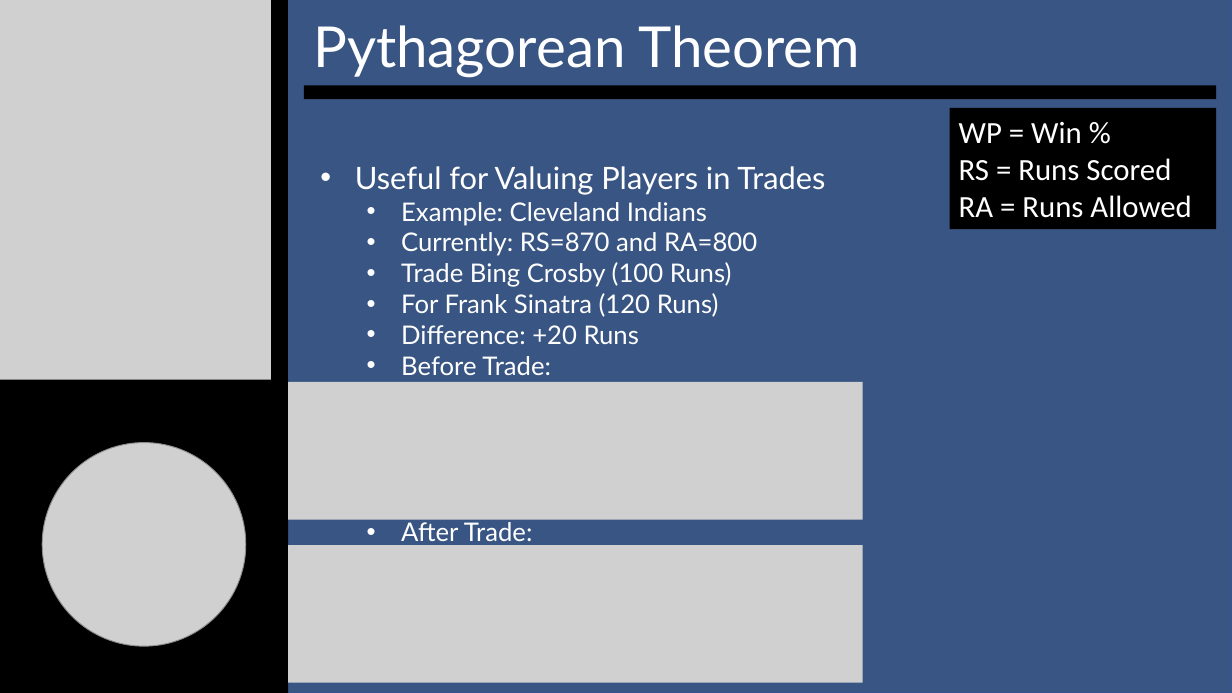
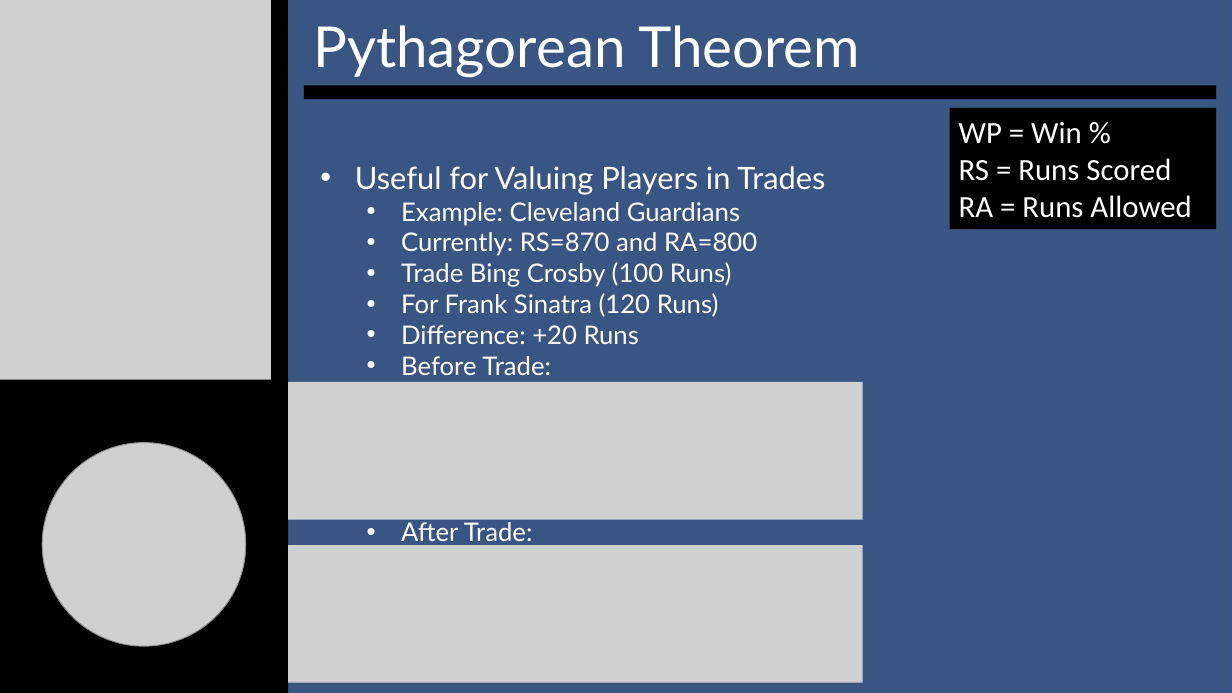
Before and after one commit to SuperMarioGiacomazzo/STOR538_WEBSITE, a slide deck: slide 4 of Slides/Baseball 2/Baseball_2_Lecture.pptx. Drawn at 1232x693 pixels with LibreOffice and Linux fonts; fonts in the diff are those of the drawing; grey boxes stand for pictures. Boxes give left, top, right and bottom in pixels: in the first picture for what was removed or moved away, otherwise in the second. Text is boxed around its words. In the diff, an @@ line names an element or a change of style, - is before the commit and + after.

```diff
--- a/Slides/Baseball 2/Baseball_2_Lecture.pptx
+++ b/Slides/Baseball 2/Baseball_2_Lecture.pptx
@@ text at [401, 202, 740, 226]: text changed @@
-  • Example: Cleveland Indians
+  • Example: Cleveland Guardians
```
Also in this commit, not shown: 5 other files.
